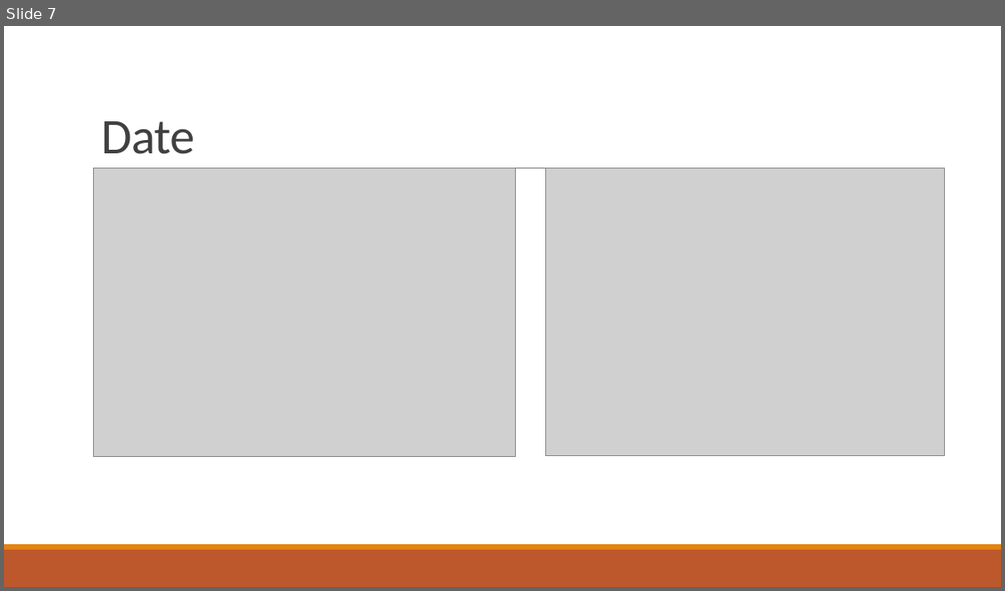
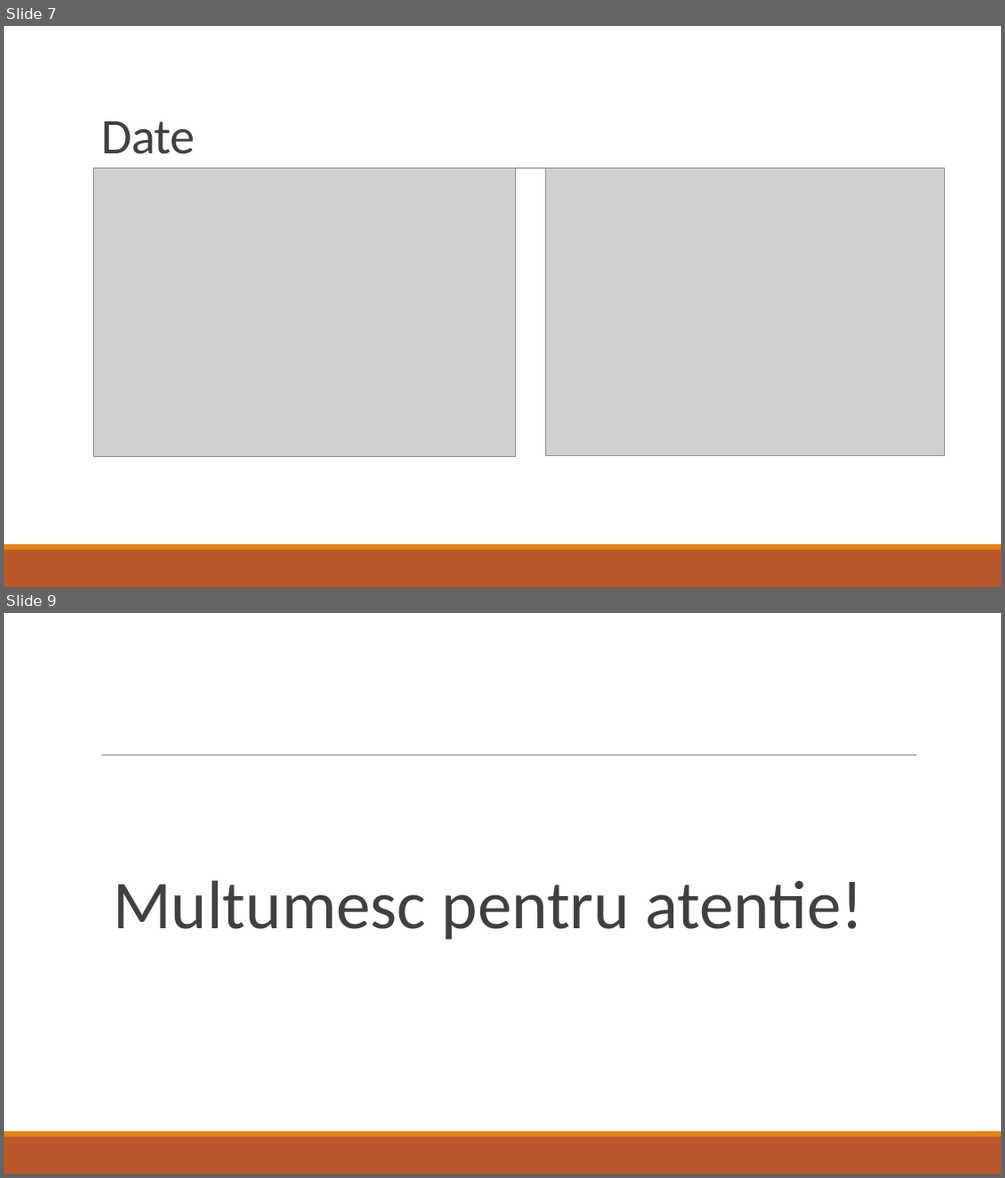
Before and after one commit to stefanilie/PyPlagDetect, a slide deck: Presentation.pptx. Shown one above the other, each under a label of ours: slide 7 before the commit, slides 7 and 9 after it; the slides between them are not shown. The pictures are 1005x591 and 1005x1178 pixels, drawn with LibreOffice and Linux fonts; fonts in the diff are those of the drawing; grey boxes stand for pictures. Boxes give left, top, right and bottom in pixels: in the first picture for what was removed or moved away, otherwise in the second. Text is boxed around its words. In the diff, an @@ line names an element or a change of style, - is before the commit and + after.

```diff
--- a/Presentation.pptx
+++ b/Presentation.pptx
@@ slide 9 added at (x1=4, y1=613, x2=1001, y2=1174), background #FFFFFF; not listed: 3 template elements that a slide beside it also shows @@
@@ text added at (x1=113, y1=880, x2=864, y2=940), 66 pt, text #404040 @@
+  Multumesc pentru atentie!
```
Also in this commit, not shown: 1 other slide added.
